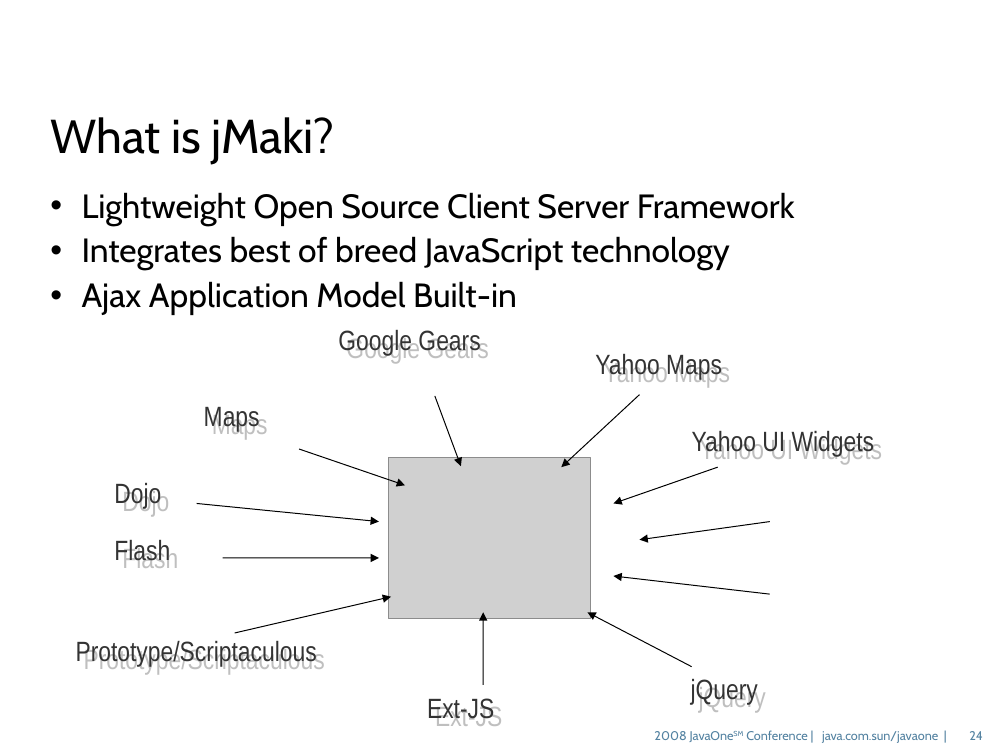
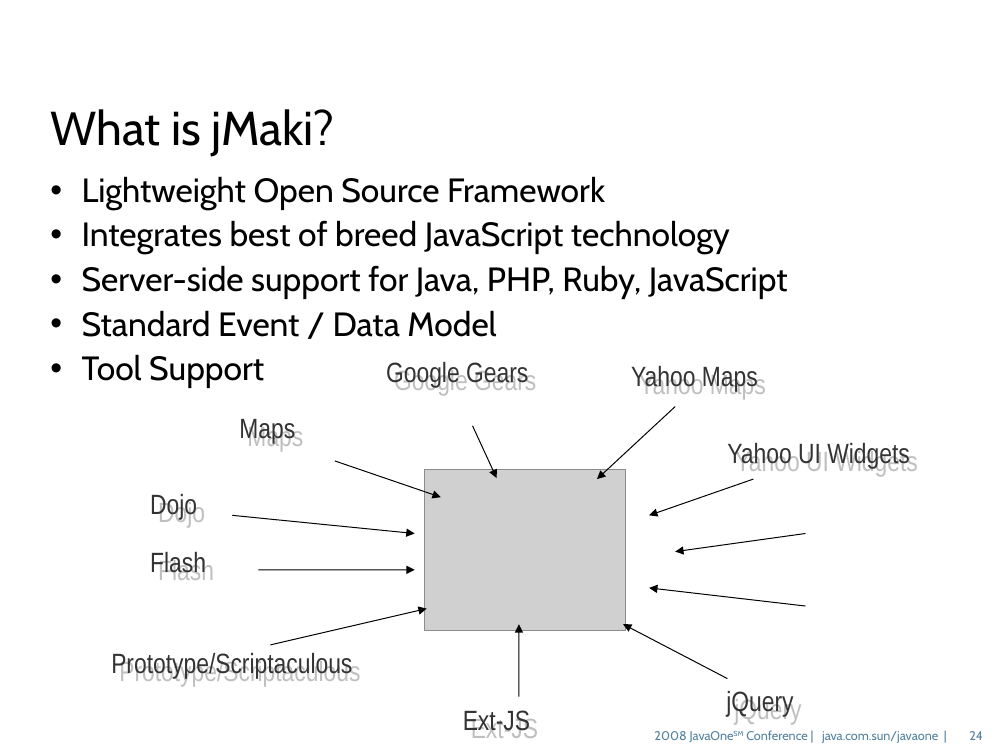
Before and after one commit to javaee/glassfish, a slide deck: slide 24 of v3/admingui/j1plugin/gfplugin/4520_gfplugin.odp. Drawn at 1008x756 pixels with LibreOffice and Linux fonts; fonts in the diff are those of the drawing; grey boxes stand for pictures; background and template pictures are left out. Boxes give left, top, right and bottom in pixels: in the first picture for what was removed or moved away, otherwise in the second. Text is boxed around its words. In the diff, an @@ line names an element or a change of style, - is before the commit and + after.

```diff
--- a/v3/admingui/j1plugin/gfplugin/4520_gfplugin.odp
+++ b/v3/admingui/j1plugin/gfplugin/4520_gfplugin.odp
@@ title "What is jMaki?" moved from (x1=50, y1=117, x2=335, y2=164) to (x1=50, y1=109, x2=335, y2=156) @@
@@ text "Lightweight Open Source Framework" moved from (x1=82, y1=192, x2=795, y2=315) to (x1=82, y1=176, x2=788, y2=388) @@
@@ text at (x1=82, y1=176, x2=605, y2=210): text changed @@
-• Lightweight Open Source Client Server Framework
+• Lightweight Open Source Framework
@@ text at (x1=82, y1=265, x2=788, y2=388): text changed @@
-• Ajax Application Model Built-in
+• Server-side support for Java, PHP, Ruby, JavaScript
+• Standard Event / Data Model
+• Tool Support
@@ text "Google Gears" moved from (x1=346, y1=330, x2=480, y2=363) to (x1=394, y1=362, x2=528, y2=395) @@
@@ arrow moved from (434, 396) - (461, 466) to (473, 425) - (497, 478) @@
@@ 9 arrows, 8 texts, 1 picture moved together from (x1=76, y1=355, x2=875, y2=724) to (x1=111, y1=367, x2=910, y2=736) @@
@@ arrow moved from (223, 557) - (379, 557) to (258, 570) - (414, 570) @@
```
Also in this commit, not shown: 4 other slides changed, 1 other file.
